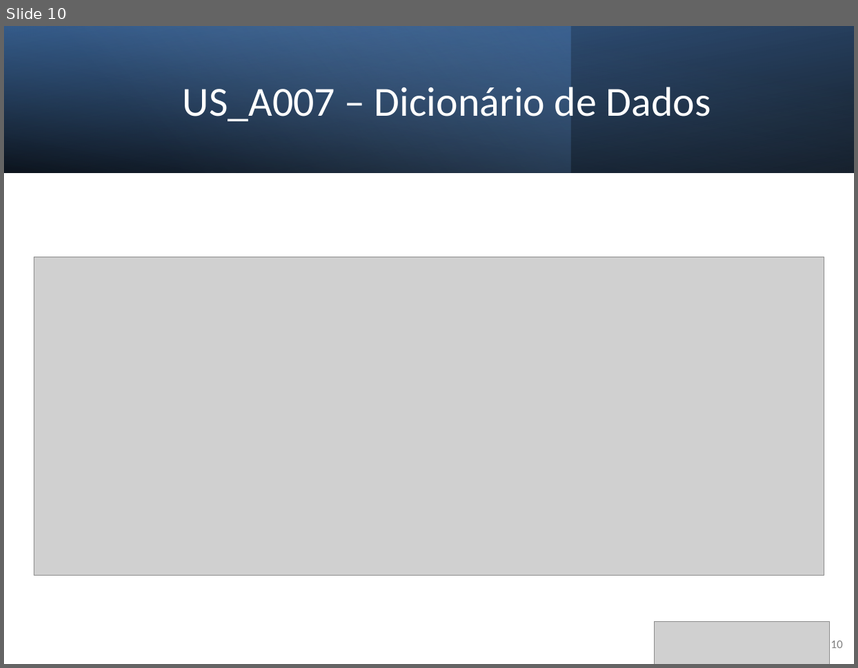
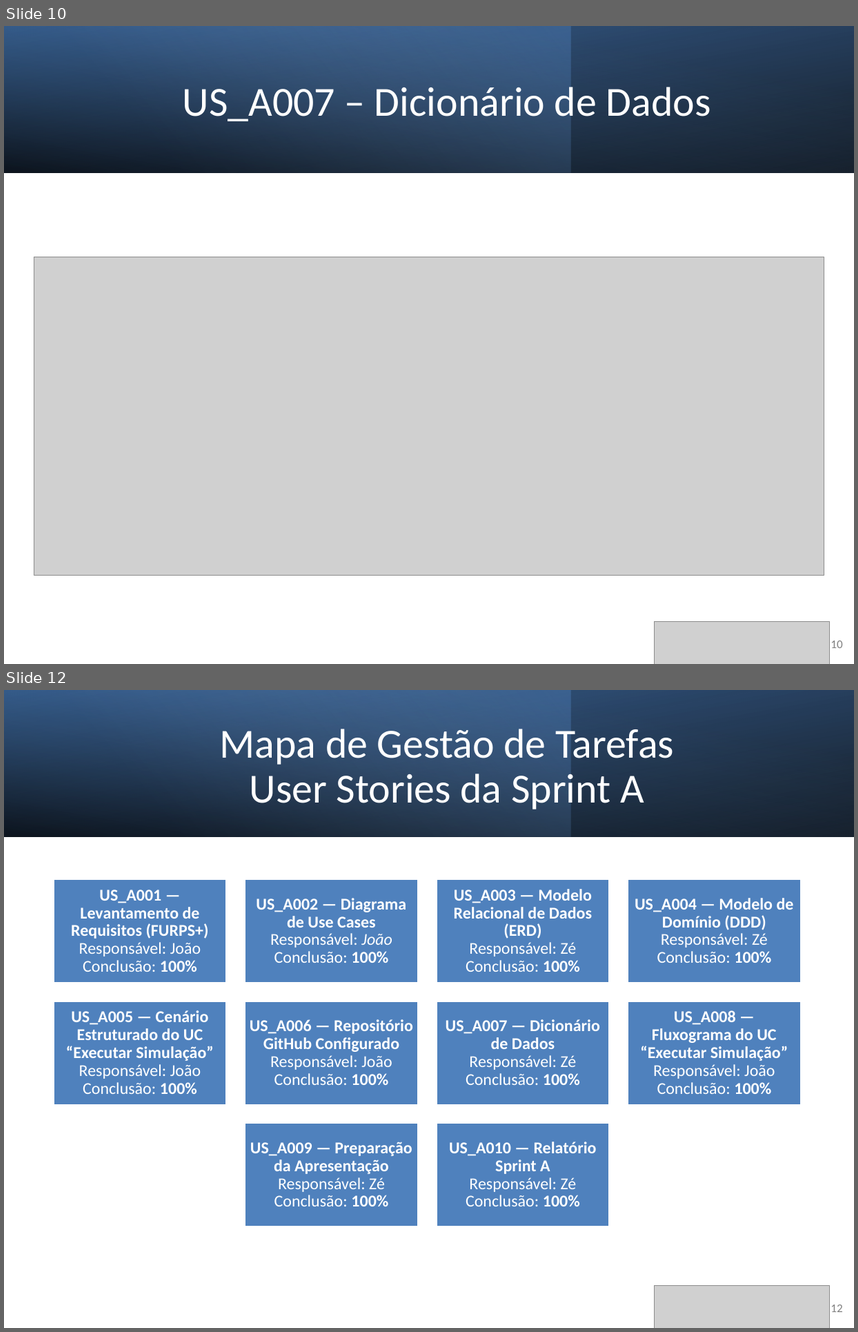
Before and after one commit to joaoventura2024064-dev/ISTECPROJ2526, a slide deck: docs/Sprint_A_Apresentacao_v0.pptx. Shown one above the other, each under a label of ours: slide 10 before the commit, slides 10 and 12 after it; the slides between them are not shown. The pictures are 858x668 and 858x1332 pixels, drawn with LibreOffice and Linux fonts; fonts in the diff are those of the drawing; grey boxes stand for pictures. Boxes give left, top, right and bottom in pixels: in the first picture for what was removed or moved away, otherwise in the second. Text is boxed around its words. In the diff, an @@ line names an element or a change of style, - is before the commit and + after.

```diff
--- a/docs/Sprint_A_Apresentacao_v0.pptx
+++ b/docs/Sprint_A_Apresentacao_v0.pptx
@@ slide 12 added at (4, 690, 854, 1328), background #FFFFFF @@
@@ rectangle added at (4, 690, 854, 836), fill gradient #000000 to #376092 @@
@@ rectangle added at (4, 690, 571, 836), fill gradient #4F81BD to #95B3D7 @@
@@ rectangle added at (4, 690, 854, 836), fill gradient #000000 to #4F81BD @@
@@ title added at (220, 724, 674, 809), 35 pt, text #FFFFFF @@
+Mapa de Gestão de Tarefas
+User Stories da Sprint A
@@ group added at (53, 879, 802, 1228): 10 rectangles, 10 texts @@
+US_A001 — Levantamento de Requisitos (FURPS+)
+Responsável: João
+Conclusão: 100%
+US_A002 — Diagrama de Use Cases
+Responsável: João
+Conclusão: 100%
+US_A003 — Modelo Relacional de Dados (ERD)
+Responsável: Zé
+Conclusão: 100%
+US_A004 — Modelo de Domínio (DDD)
+Responsável: Zé
+Conclusão: 100%
+US_A005 — Cenário Estruturado do UC “Executar Simulação”
+Responsável: João
+Conclusão: 100%
+US_A006 — Repositório GitHub Configurado
+Responsável: João
+Conclusão: 100%
+US_A007 — Dicionário de Dados
+Responsável: Zé
+Conclusão: 100%
+US_A008 — Fluxograma do UC “Executar Simulação”
+Responsável: João
+Conclusão: 100%
+US_A009 — Preparação da Apresentação
+Responsável: Zé
+Conclusão: 100%
+US_A010 — Relatório Sprint A
+Responsável: Zé
+Conclusão: 100%
@@ picture added at (654, 1285, 829, 1328) @@
@@ page number added at (831, 1304, 842, 1312), 10 pt, text #808080 @@
+12
```
Also in this commit, not shown: 2 slides changed, 3 other slides added.
